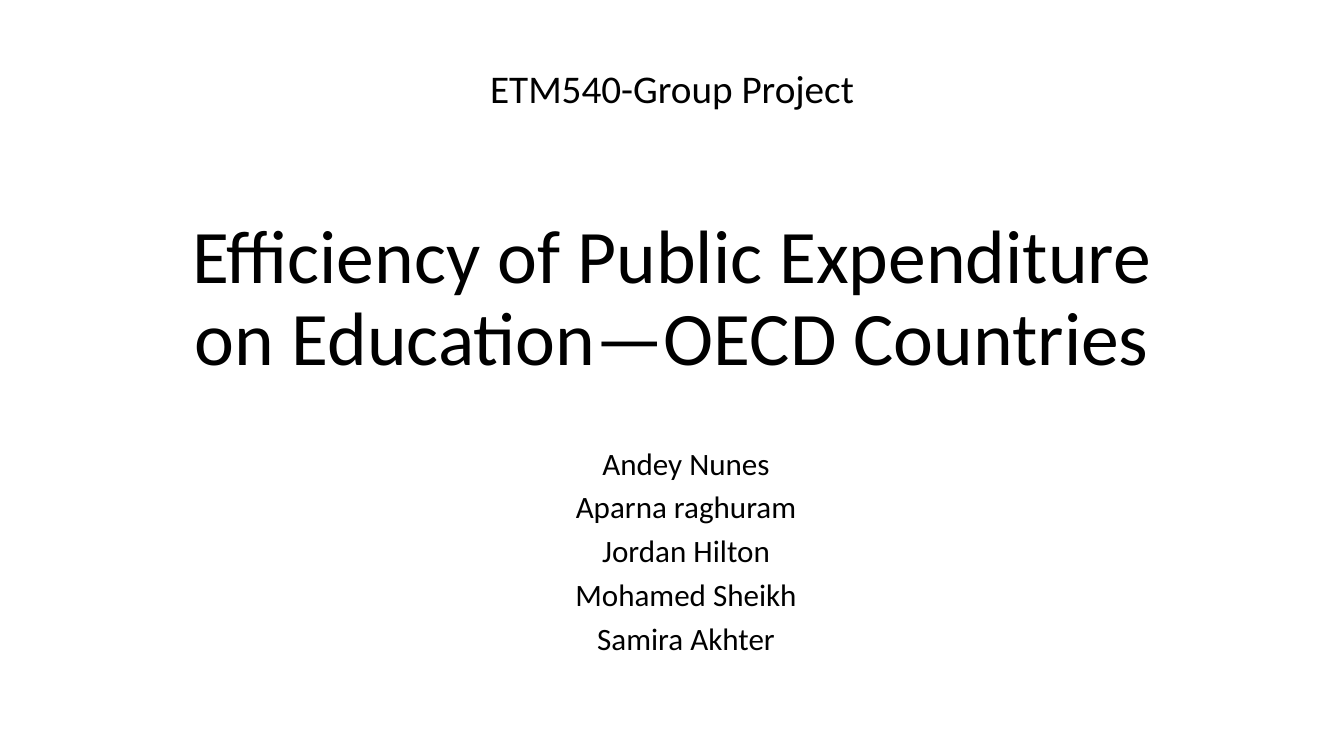
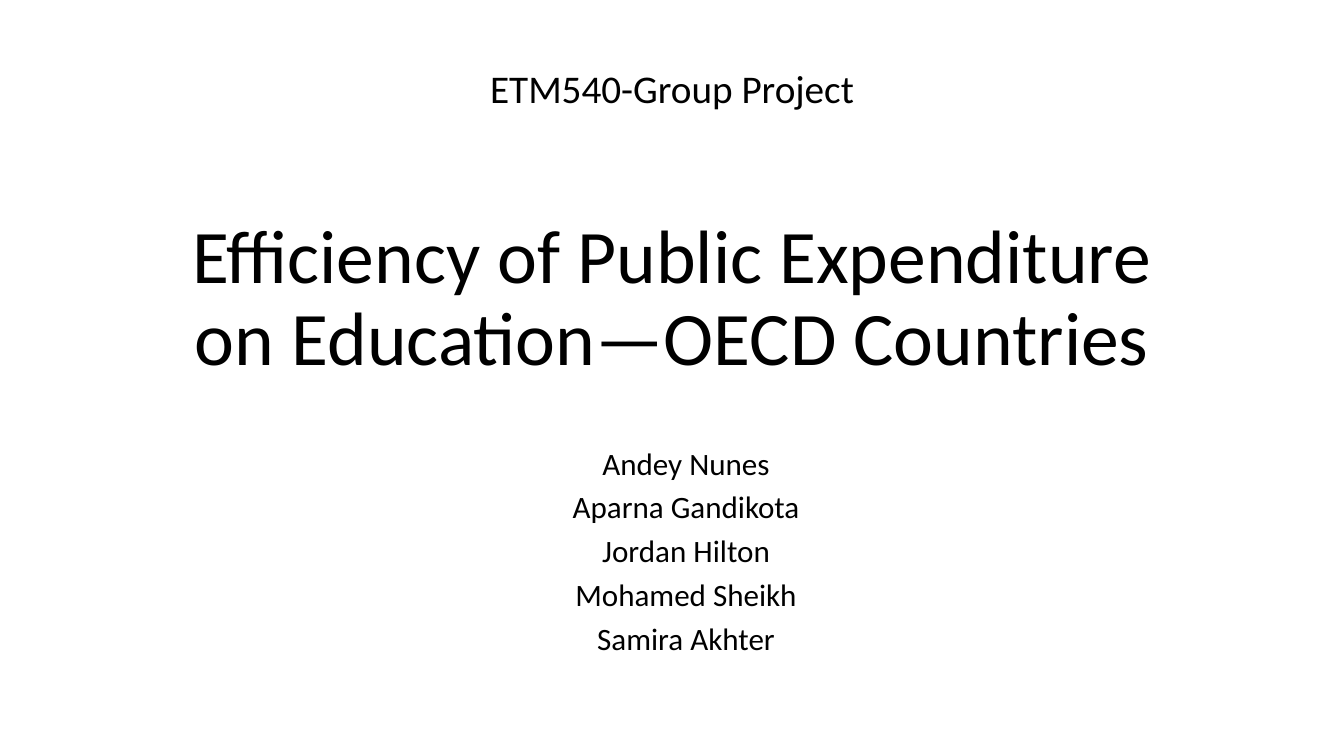
Before and after one commit to AndeyNunes/educationDEA, a slide deck: slide 1 of Project Presentation.pptx. Drawn at 1344x756 pixels with LibreOffice and Linux fonts; fonts in the diff are those of the drawing. Boxes give left, top, right and bottom in pixels: in the first picture for what was removed or moved away, otherwise in the second. Text is boxed around its words. In the diff, an @@ line names an element or a change of style, - is before the commit and + after.

Commit message:
PPP name change

```diff
--- a/Project Presentation.pptx
+++ b/Project Presentation.pptx
@@ text at (x1=573, y1=496, x2=800, y2=523): text changed @@
-Aparna raghuram
+Aparna Gandikota
```
